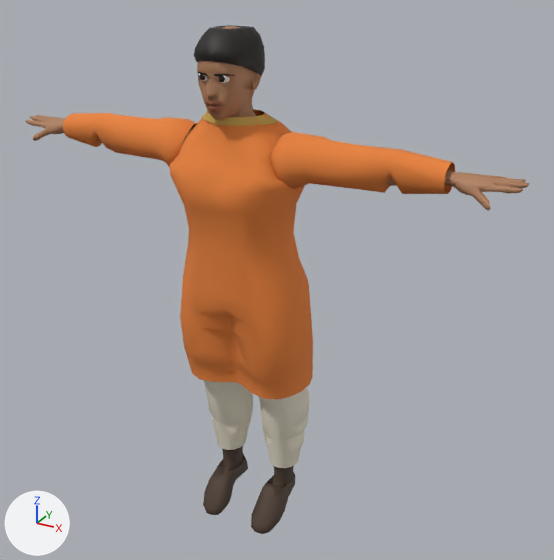
A saved change to the glTF model public/characters/person-man-low.glb.
The view is the same before and after, from a 50 mm camera at (1.252, -2.073, 2.018) aimed at (0.081, 0.056, 0.953). The axes (+X, +Y, +Z) are drawn at lower left. The lights are the same throughout. The first picture is the older version.

Objects in the first picture: 'bottom', 'hair', 'shoes', 'skin', 'top' and 4 more.
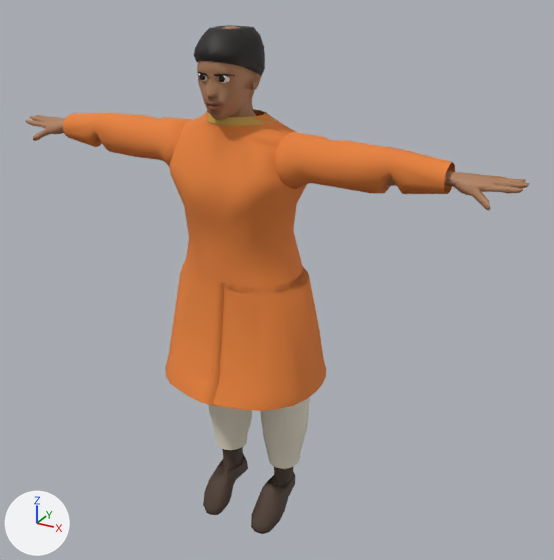
Boxes (x1, y1, x2, y2) around the edits, measured in the pictures (554 x 560 px; the box of a moved part takes in the faces that stretch with it):
'top', reshaped: before (63, 110, 455, 399); after (63, 110, 455, 411)
part 1 of me_top, rebuilt (36% shorter): before (170, 110, 313, 399); after (170, 110, 309, 296)
part 2 of me_top, added (orange): after (207, 266, 326, 411)
part 3 of me_top, added (orange): after (165, 264, 223, 406)
part 4 of me_top, moved or reshaped: before (289, 132, 455, 193); after (279, 132, 455, 193)
part 5 of me_top, moved or reshaped: before (64, 113, 160, 160); after (64, 113, 192, 160)

The edits, one by one:
me_top is used by ob_top; location (0.0, 0.0, 0.057).
me_top had 595 vertices, 1062 faces and spanned x -0.681..0.681, y -0.208..0.16, z 0.535..1.484.
me_top now has 718 vertices, 1228 faces and spans x -0.681..0.681, y -0.284..0.25, z 0.561..1.484.
me_top part 1: the loose piece of 347 vertices spanning x -0.24..0.24, y -0.208..0.16, z 0.535..1.484 is rebuilt with 272 vertices and now spans x -0.225..0.225, y -0.204..0.151, z 0.938..1.484.
me_top part 2: a new loose piece of 94 vertices spanning x -0.026..0.286, y -0.28..0.246, z 0.561..0.964, in mat_top (orange #e8823a).
me_top part 3: a new loose piece of 65 vertices spanning x -0.29..0.026, y -0.284..0.25, z 0.561..0.964, in mat_top (orange #e8823a).
me_top part 4: 10 vertices moved from x 0.374..0.528, y -0.127..0.011, z 1.308..1.418 to x 0.344..0.559, y -0.121..0.0, z 1.298..1.418; 32 vertices removed from x 0.221..0.528, y -0.131..0.019, z 1.302..1.441; 51 vertices added at x 0.19..0.589, y -0.134..0.031, z 1.29..1.438.
me_top part 5: 3 vertices moved from x -0.528..-0.374, y -0.014..0.011, z 1.366..1.418 to x -0.528..-0.344, y -0.014..0.0, z 1.365..1.418; 36 vertices removed from x -0.528..-0.313, y -0.131..0.019, z 1.302..1.435; 56 vertices added at x -0.589..-0.19, y -0.134..0.031, z 1.297..1.441.
